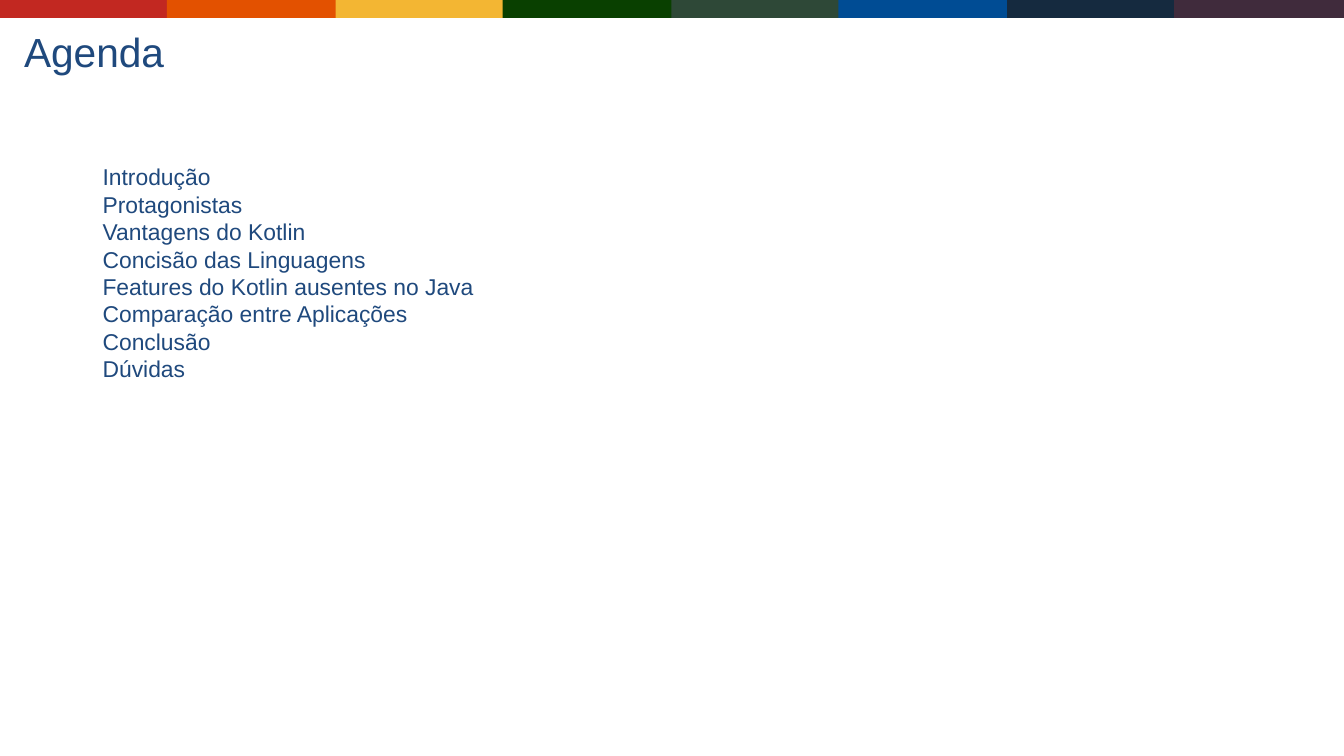
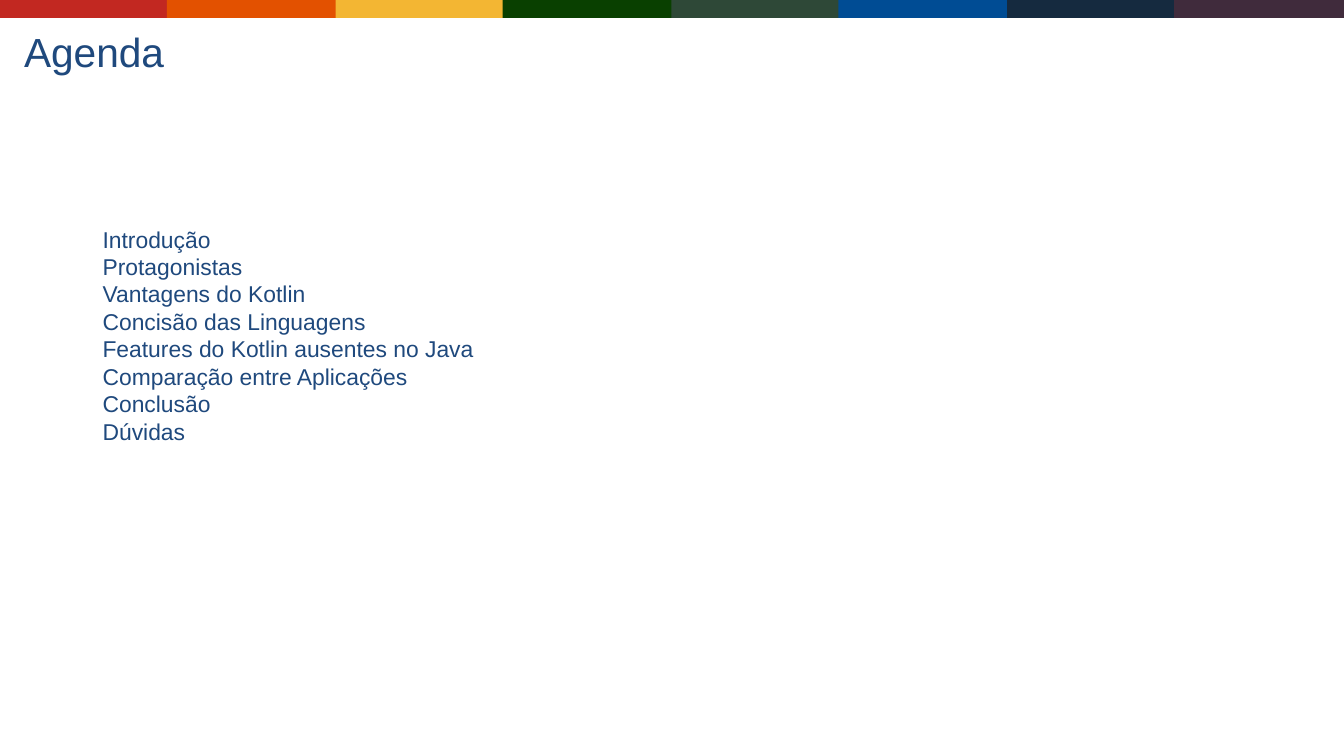
Before and after one commit to Gabrielgps25/meetup-kotlin-java-differences-features, a slide deck: slide 3 of buscando-interoperabilidade-entre-java-jvm-kotlin.odp. Drawn at 1344x756 pixels with LibreOffice and Linux fonts; fonts in the diff are those of the drawing; background and template pictures are left out. Boxes give left, top, right and bottom in pixels: in the first picture for what was removed or moved away, otherwise in the second. Text is boxed around its words. In the diff, an @@ line names an element or a change of style, - is before the commit and + after.

```diff
--- a/buscando-interoperabilidade-entre-java-jvm-kotlin.odp
+++ b/buscando-interoperabilidade-entre-java-jvm-kotlin.odp
@@ text "Introdução": place and size @@
-text "Introdução" at [103,168,473,378]
+text "Introdução" at [103,231,473,441]
```
Also in this commit, not shown: 3 other slides changed, 1 other file.
